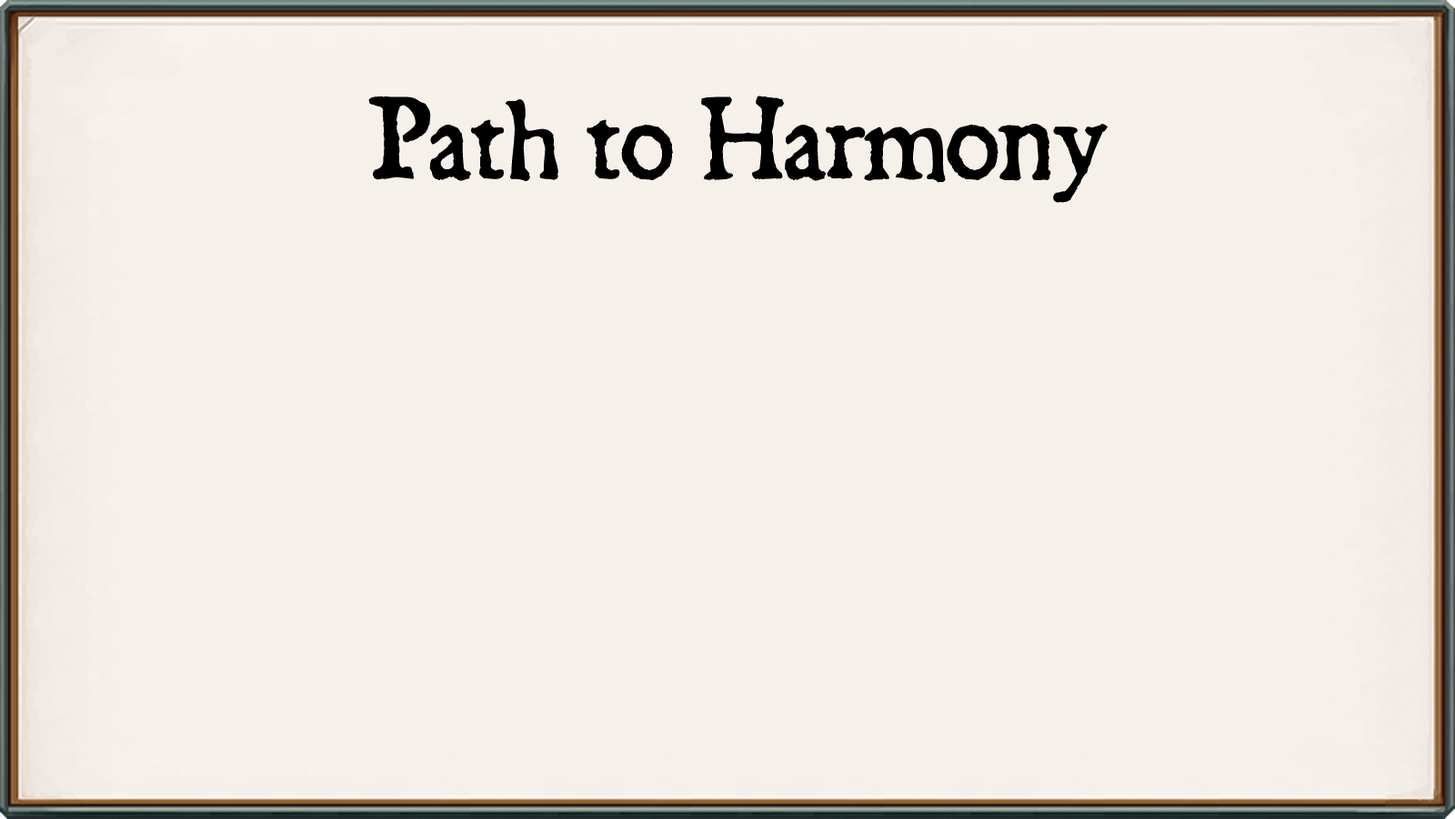
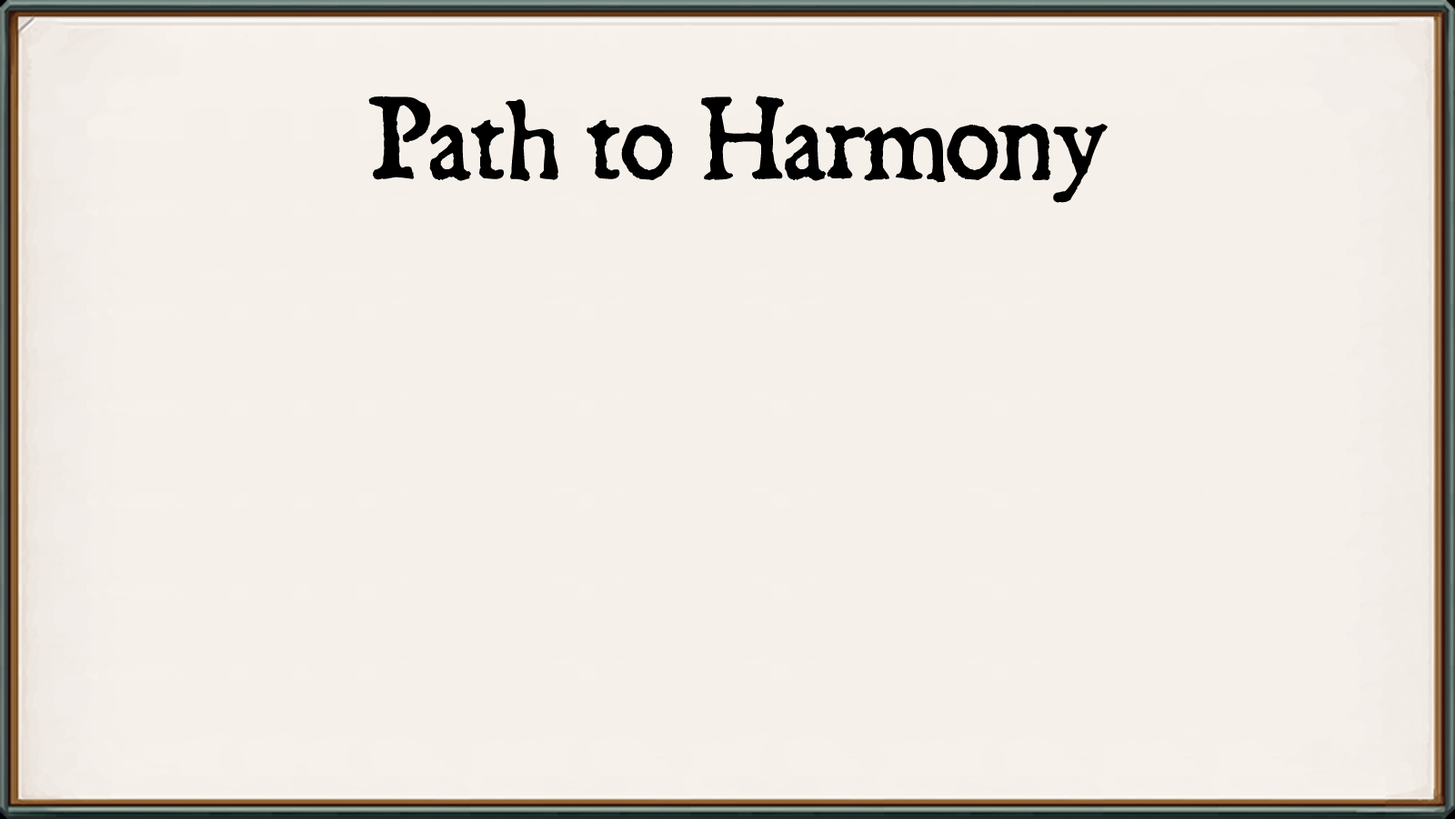
Layered file, before and after one edit (1455x819). Changes by layer:
painted on "Layer 11" over [left=1188, top=60, right=1193, bottom=703]
painted on "Background" over [left=0, top=0, right=1455, bottom=819]
